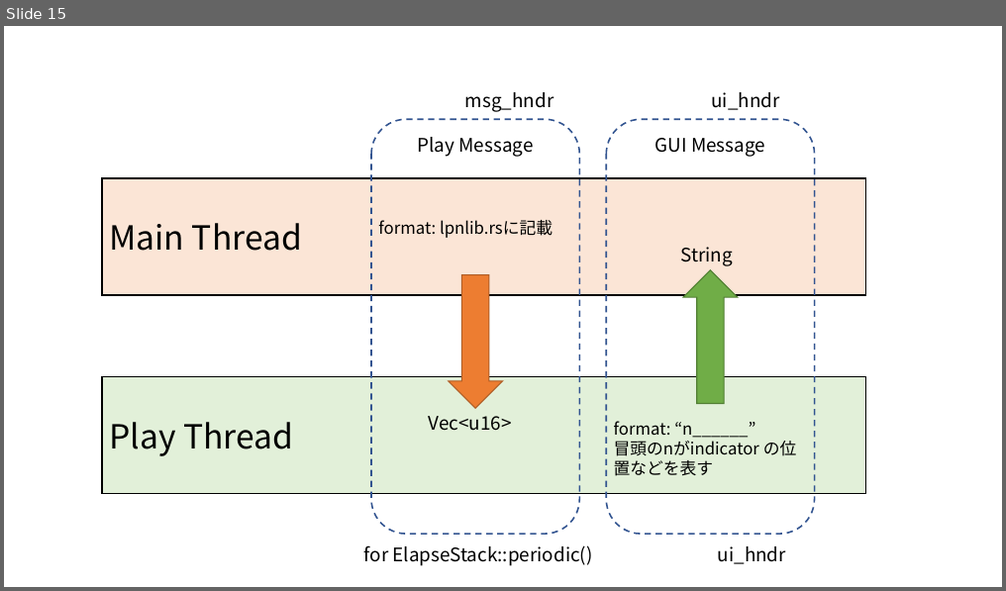
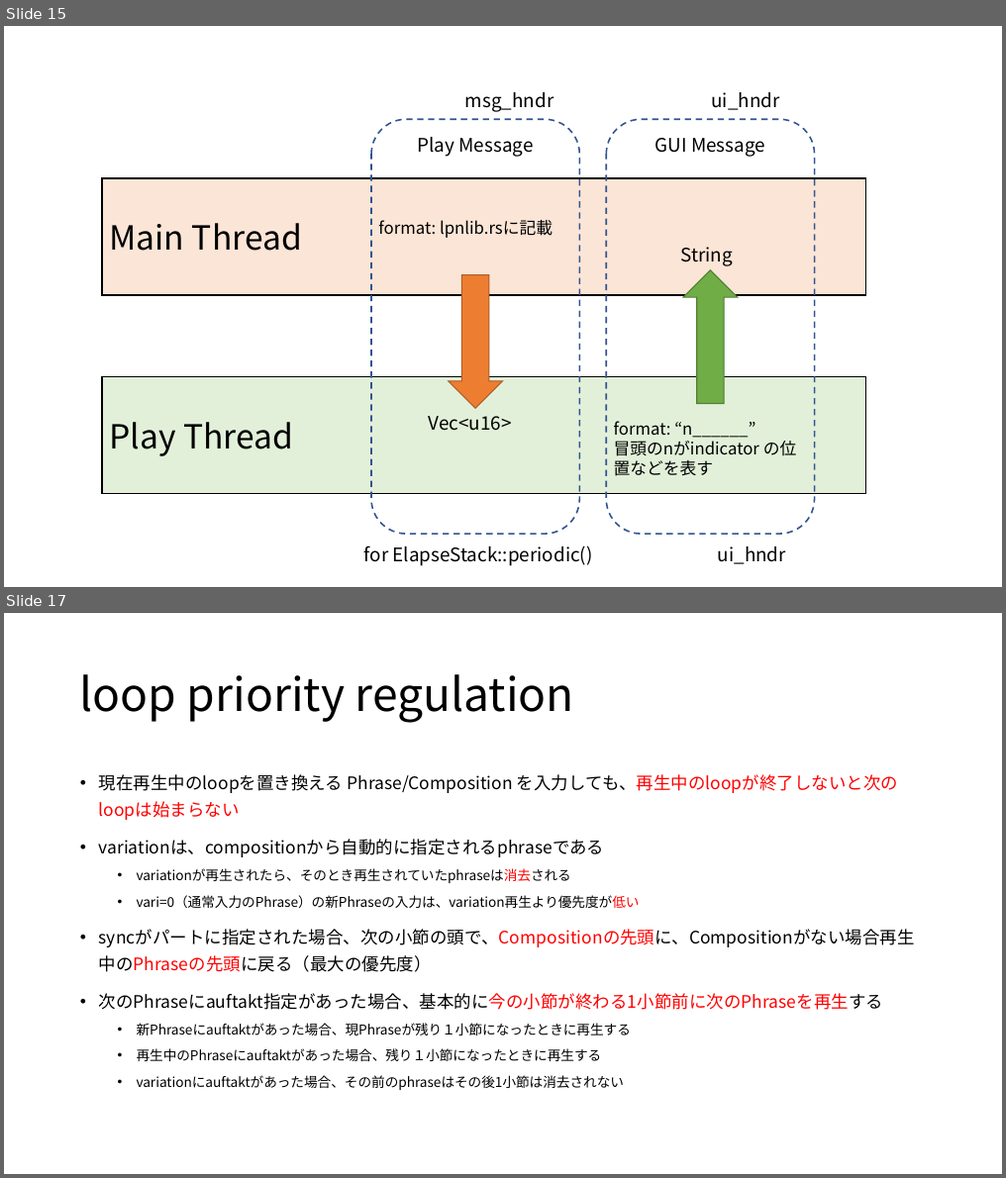
Before and after one commit to hasebems/Loopian_Rust, a slide deck: doc/design.pptx. Shown one above the other, each under a label of ours: slide 15 before the commit, slides 15 and 17 after it; the slides between them are not shown. The pictures are 1006x591 and 1006x1178 pixels, drawn with LibreOffice and Linux fonts; fonts in the diff are those of the drawing. Boxes give left, top, right and bottom in pixels: in the first picture for what was removed or moved away, otherwise in the second. Text is boxed around its words. In the diff, an @@ line names an element or a change of style, - is before the commit and + after.

```diff
--- a/doc/design.pptx
+++ b/doc/design.pptx
@@ slide 17 added at <box>4,613,1002,1174</box>, background #FFFFFF @@
@@ title added at <box>80,674,574,723</box>, 44 pt, text #000000 @@
+loop priority regulation
@@ text added at <box>99,774,915,1090</box>, 16.6 pt, text #000000 @@
+• 現在再生中のloopを置き換える Phrase/Composition を入力しても、再生中のloopが終了しないと次のloopは始まらない
+• variationは、compositionから自動的に指定されるphraseである
+  • variationが再生されたら、そのとき再生されていたphraseは消去される
+  • vari=0（通常入力のPhrase）の新Phraseの入力は、variation再生より優先度が低い
+• syncがパートに指定された場合、次の小節の頭で、Compositionの先頭に、Compositionがない場合再生中のPhraseの先頭に戻る（最大の優先度）
+• 次のPhraseにauftakt指定があった場合、基本的に今の小節が終わる1小節前に次のPhraseを再生する
+  • 新Phraseにauftaktがあった場合、現Phraseが残り１小節になったときに再生する
+  • 再生中のPhraseにauftaktがあった場合、残り１小節になったときに再生する
+  • variationにauftaktがあった場合、その前のphraseはその後1小節は消去されない
```
Also in this commit, not shown: 4 other slides added, 27 other files.
